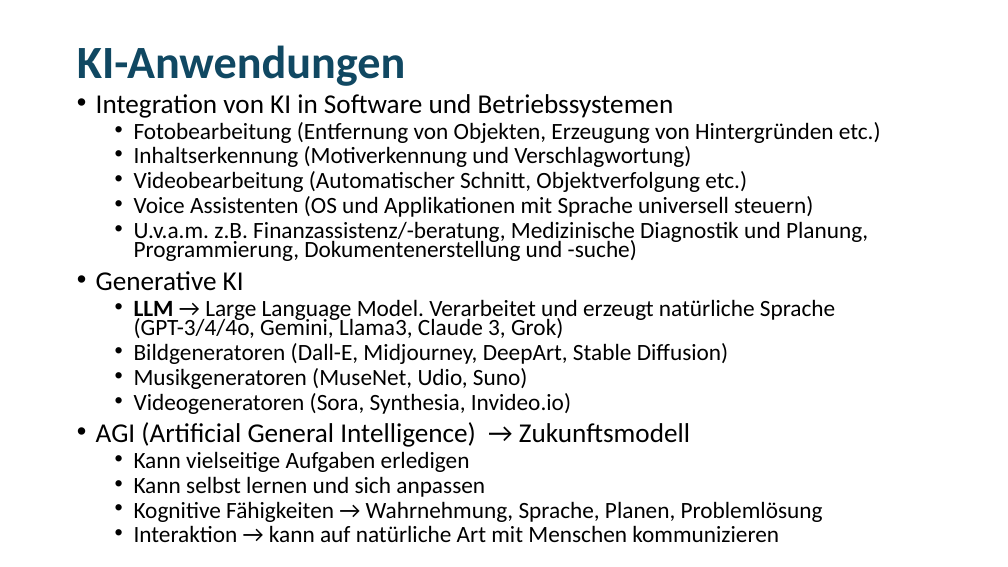
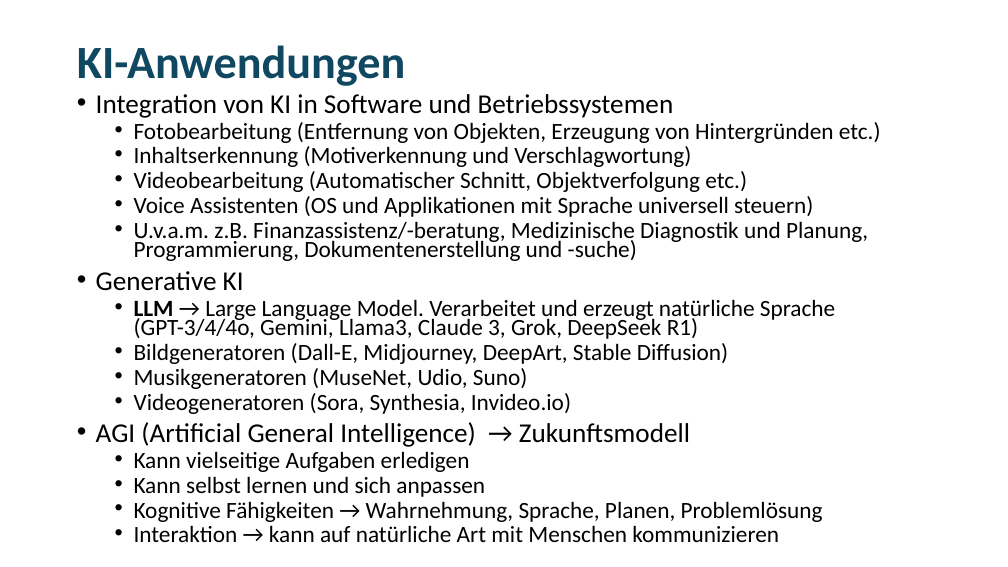
Before and after one commit to MickyRoth/Presentations, a slide deck: slide 3 of KI Grundlagen.pptx. Drawn at 1008x567 pixels with LibreOffice and Linux fonts; fonts in the diff are those of the drawing. Boxes give left, top, right and bottom in pixels: in the first picture for what was removed or moved away, otherwise in the second. Text is boxed around its words. In the diff, an @@ line names an element or a change of style, - is before the commit and + after.

```diff
--- a/KI Grundlagen.pptx
+++ b/KI Grundlagen.pptx
@@ text at box(134, 299, 835, 339): text changed @@
-  • LLM → Large Language Model. Verarbeitet und erzeugt natürliche Sprache
-    (GPT-3/4/4o, Gemini, Llama3, Claude 3, Grok)
+  • LLM → Large Language Model. Verarbeitet und erzeugt natürliche Sprache
+    (GPT-3/4/4o, Gemini, Llama3, Claude 3, Grok, DeepSeek R1)
```
Also in this commit, not shown: 3 other slides changed.
